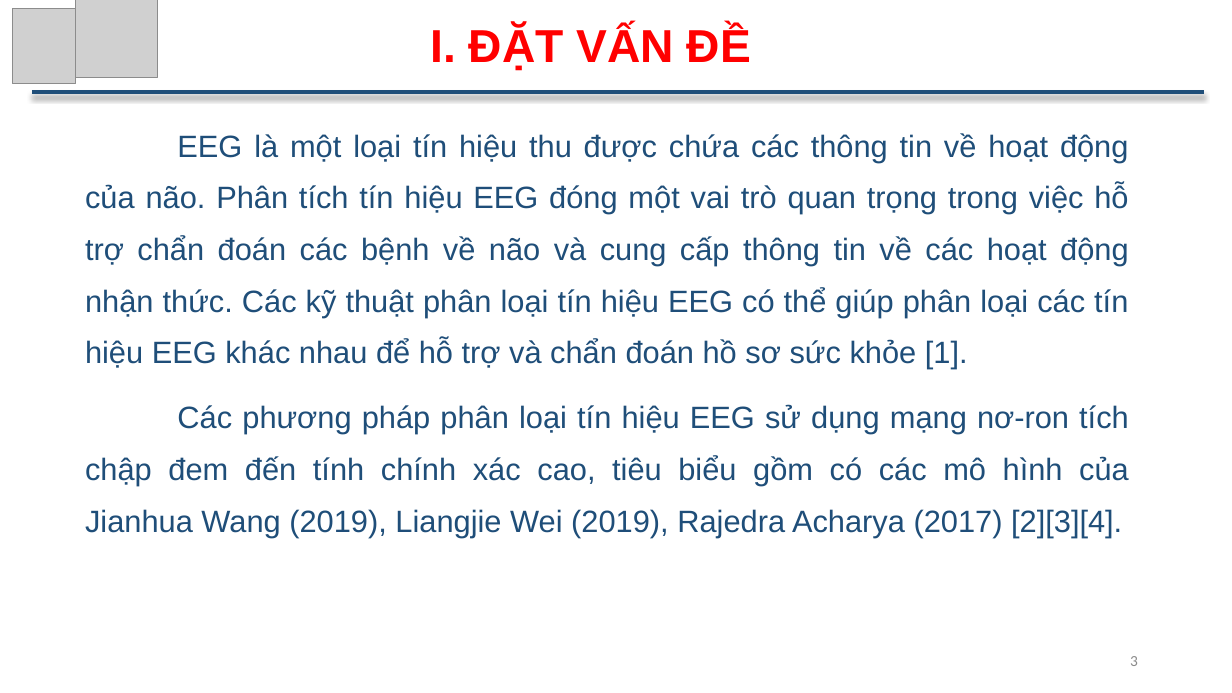
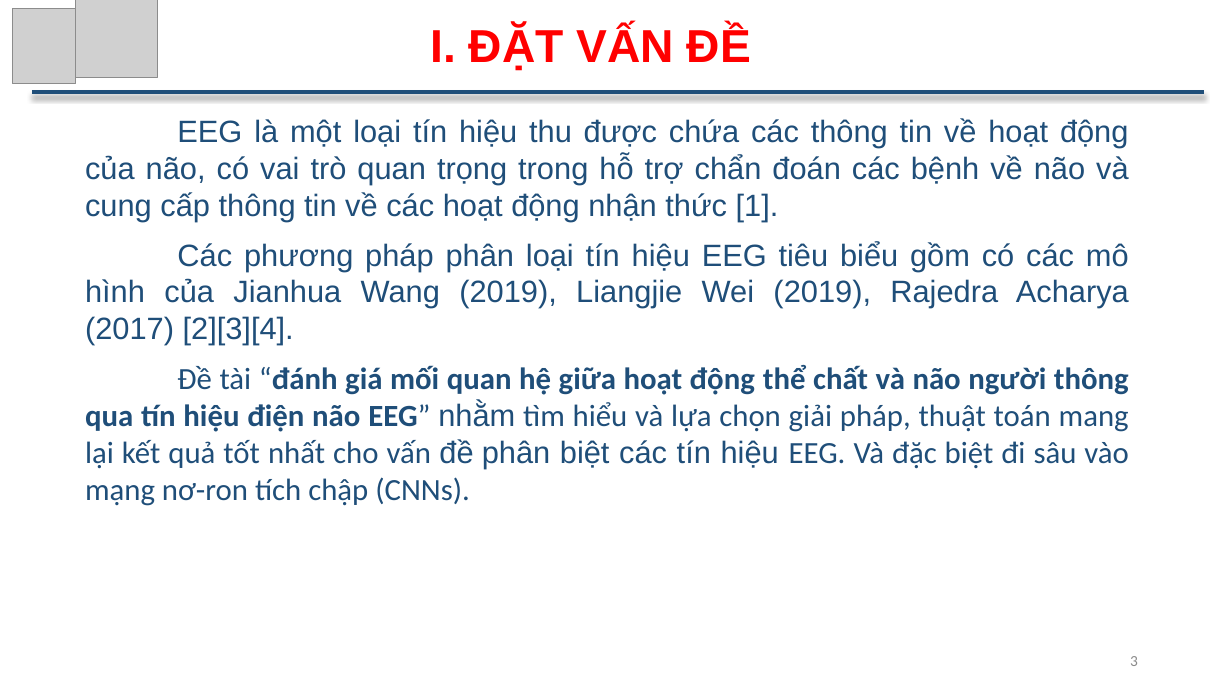
Before and after one commit to ThuTrongNguyen/Thesis, a slide deck: slide 3 of SlideBaoCao_NguyenTrongThu.pptx. Drawn at 1232x693 pixels with LibreOffice and Linux fonts; fonts in the diff are those of the drawing; grey boxes stand for pictures. Boxes give left, top, right and bottom in pixels: in the first picture for what was removed or moved away, otherwise in the second. Text is boxed around its words. In the diff, an @@ line names an element or a change of style, - is before the commit and + after.

```diff
--- a/SlideBaoCao_NguyenTrongThu.pptx
+++ b/SlideBaoCao_NguyenTrongThu.pptx
@@ text at <box>85,118,1129,506</box>: text changed @@
-EEG là một loại tín hiệu thu được chứa các thông tin về hoạt động của não. Phân tích tín hiệu EEG đóng một vai trò quan trọng trong việc hỗ trợ chẩn đoán các bệnh về não và cung cấp thông tin về các hoạt động nhận thức. Các kỹ thuật phân loại tín hiệu EEG có thể giúp phân loại các tín hiệu EEG khác nhau để hỗ trợ và chẩn đoán hồ sơ sức khỏe [1].
-Các phương pháp phân loại tín hiệu EEG sử dụng mạng nơ-ron tích chập đem đến tính chính xác cao, tiêu biểu gồm có các mô hình của Jianhua Wang (2019), Liangjie Wei (2019), Rajedra Acharya (2017) [2][3][4].
+EEG là một loại tín hiệu thu được chứa các thông tin về hoạt động của não, có vai trò quan trọng trong hỗ trợ chẩn đoán các bệnh về não và cung cấp thông tin về các hoạt động nhận thức [1].
+Các phương pháp phân loại tín hiệu EEG tiêu biểu gồm có các mô hình của Jianhua Wang (2019), Liangjie Wei (2019), Rajedra Acharya (2017) [2][3][4].
+Đề tài “đánh giá mối quan hệ giữa hoạt động thể chất và não người thông qua tín hiệu điện não EEG” nhằm tìm hiểu và lựa chọn giải pháp, thuật toán mang lại kết quả tốt nhất cho vấn đề phân biệt các tín hiệu EEG. Và đặc biệt đi sâu vào mạng nơ-ron tích chập (CNNs).
```
Also in this commit, not shown: 9 other slides changed, 3 slides removed, 1 other file.
